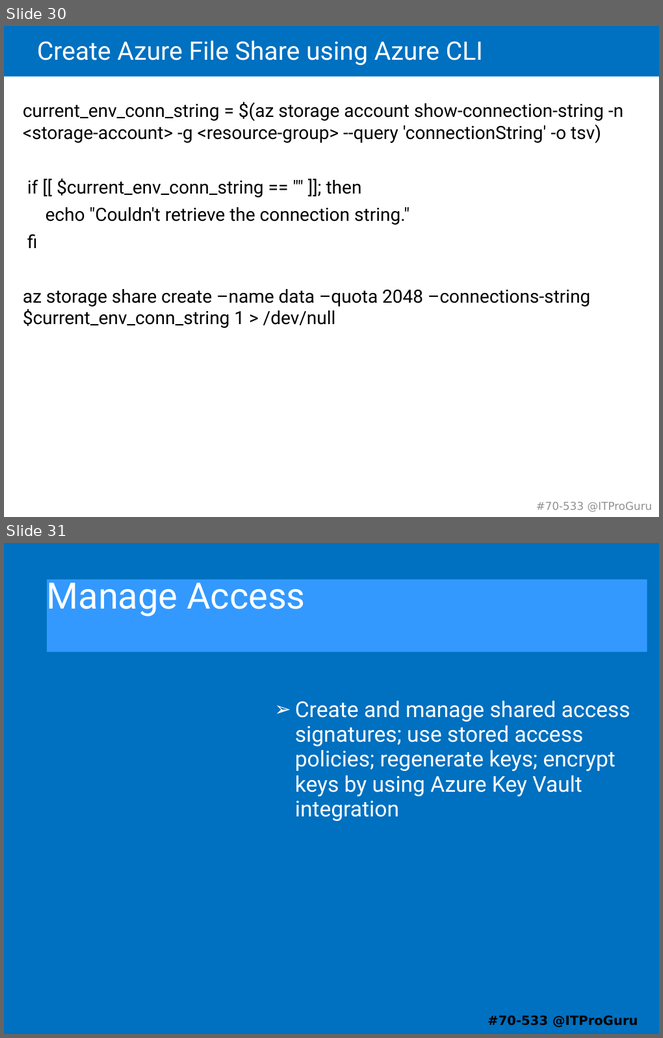
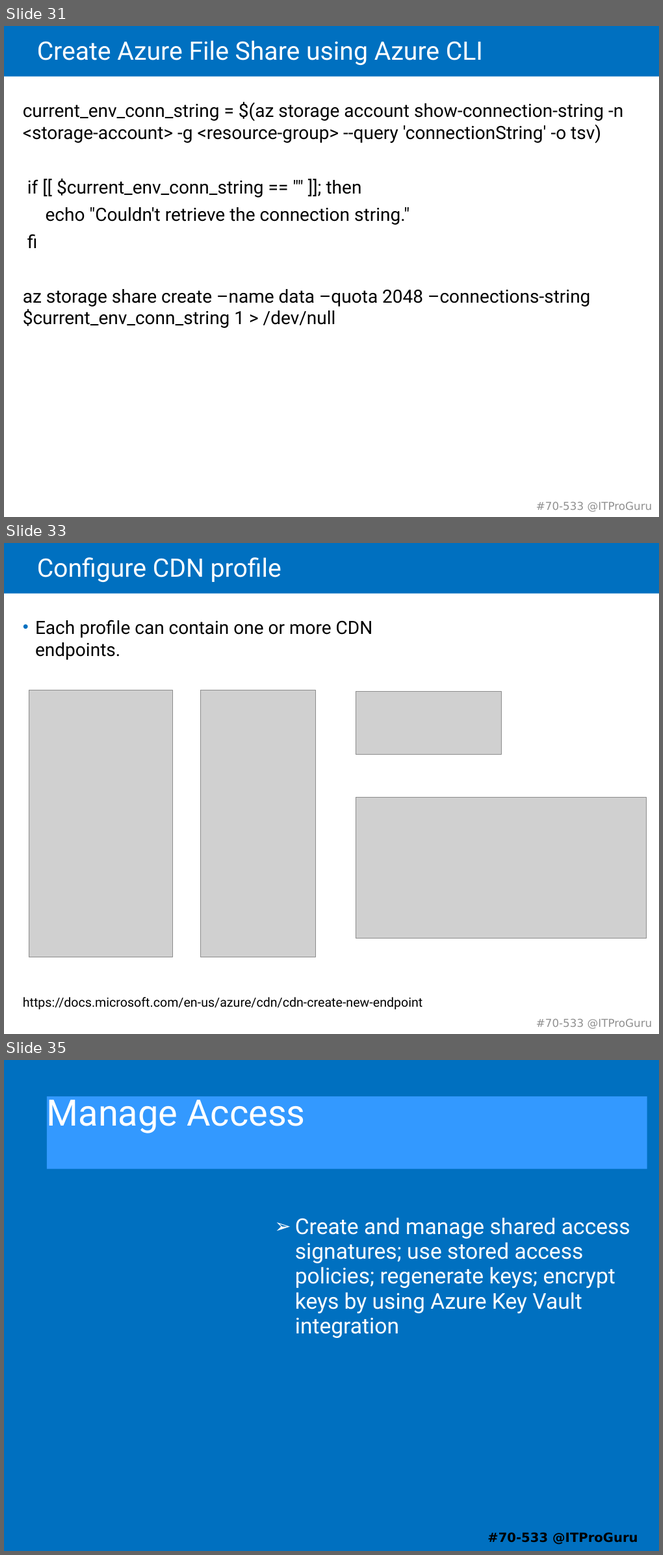
Before and after one commit to guruskill/70-533, a slide deck: 70-533-03-StorageMK.pptx. Shown one above the other, each under a label of ours: slides 30 and 31 before the commit, slides 31, 33 and 35 after it; the slides between them are not shown. The pictures are 663x1038 and 663x1555 pixels, drawn with LibreOffice and Linux fonts; fonts in the diff are those of the drawing; grey boxes stand for pictures. Boxes give left, top, right and bottom in pixels: in the first picture for what was removed or moved away, otherwise in the second. Text is boxed around its words. In the diff, an @@ line names an element or a change of style, - is before the commit and + after.

```diff
--- a/70-533-03-StorageMK.pptx
+++ b/70-533-03-StorageMK.pptx
@@ slide 33 added at <box>4,543,659,1034</box>, background #FFFFFF; not listed: 2 template elements that a slide beside it also shows @@
@@ title added at <box>37,557,282,582</box>, 28 pt, text #FFFFFF @@
+Configure CDN profile
@@ text added at <box>35,620,373,660</box>, 20 pt, text #000000 @@
+• Each profile can contain one or more CDN endpoints.
@@ picture added at <box>29,691,172,957</box> @@
@@ picture added at <box>200,691,315,957</box> @@
@@ picture added at <box>356,691,502,754</box> @@
@@ picture added at <box>356,798,647,939</box> @@
@@ text added at <box>23,997,423,1010</box>, 14 pt, text #000000 @@
+https://docs.microsoft.com/en-us/azure/cdn/cdn-create-new-endpoint
@@ what was slide 30 is now slide 31 @@
@@ what was slide 31 is now slide 35 @@
```
Also in this commit, not shown: 5 slides changed, 8 other slides added, 1 slide removed.
